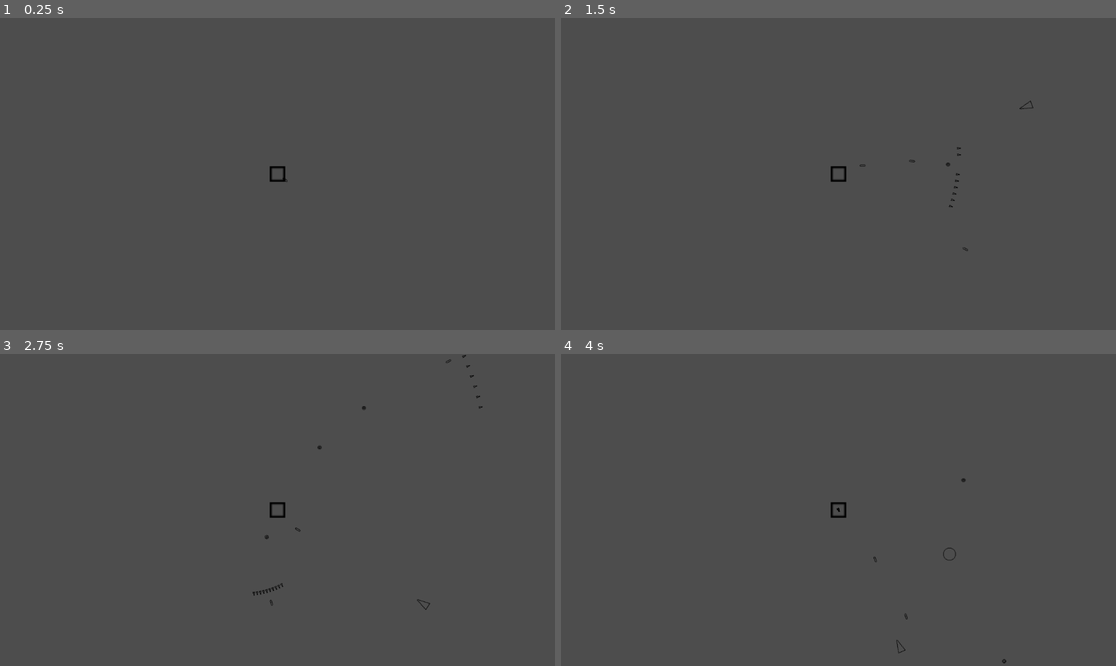
Above: before the commit, frames 1-4 (two rows, left to right).
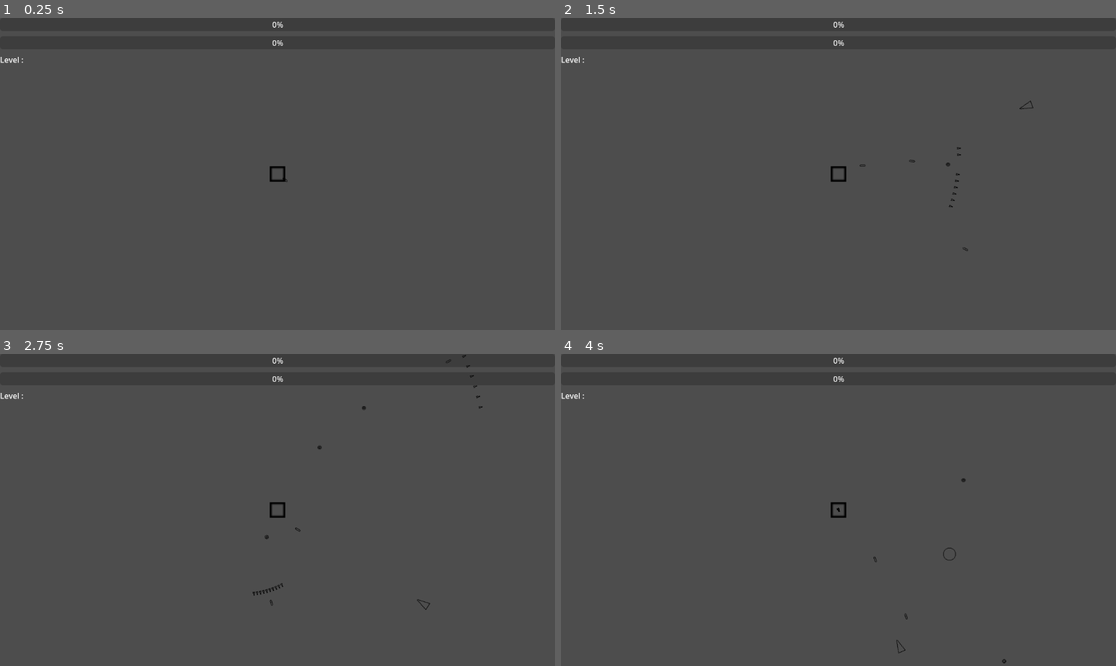
Above: after the commit, the same moments.

Repository: ROKAMETISM/Composition-Based-Practice-1
Game: Godot game, scene res://Scenes/main_game.tscn
The game is run twice, just before and just after one commit, with the same random seed, the same clock (stepped at 60 frames per second) and the same inputs.
Inputs:
- Up to frame 1 (0.25 s): no input
- Up to frame 2 (1.5 s): tap Enter at 0.5 s; hold D (move_right) 0.53-1.28 s; hold S (move_down) from 1.28 s (still down)
- Up to frame 3 (2.75 s): release S (move_down) at 2.03 s; hold D (move_right) from 2.03 s (still down)
- Up to frame 4 (4 s): release D (move_right) at 2.78 s; hold W (move_up) 2.78-3.53 s; tap Space at 3.5 s; hold A (move_left) from 3.53 s (still down)

The runs differ from the first frame. In frame 1, less than 0.1% of the frame differs, in the area x 0-52%, y 1-15%; in frame 2, less than 0.1%; in frame 3, less than 0.1%; in frame 4, less than 0.1%.
Error after the commit: Invalid access to property or key 'update_hp' on a base object of type 'Control'. (res://Scripts/main_game.gd:7)

Commit message:
Setting up HUD

Diff:
--- /dev/null
+++ b/Scenes/hud.tscn
@@ -0,0 +1,34 @@
+[gd_scene format=3 uid="uid://ebsl77nbjexh"]
+
+[node name="HUD" type="Control"]
+layout_mode = 3
+anchors_preset = 15
+anchor_right = 1.0
+anchor_bottom = 1.0
+grow_horizontal = 2
+grow_vertical = 2
+
+[node name="HPBar" type="ProgressBar" parent="."]
+layout_mode = 1
+anchors_preset = 10
+anchor_right = 1.0
+offset_bottom = 27.0
+grow_horizontal = 2
+
+[node name="XPBar" type="ProgressBar" parent="."]
+layout_mode = 1
+anchors_preset = -1
+anchor_top = 0.058
+anchor_right = 1.0
+anchor_bottom = 0.058
+offset_bottom = 27.0
+grow_horizontal = 2
+
+[node name="LevelLabel" type="Label" parent="."]
+layout_mode = 1
+anchors_preset = -1
+anchor_top = 0.116
+anchor_bottom = 0.128
+offset_right = 40.0
+offset_bottom = 23.0
+text = "Level : "
--- a/Scenes/main_game.tscn
+++ b/Scenes/main_game.tscn
@@ -1,7 +1,8 @@
-[gd_scene load_steps=3 format=3 uid="uid://dgr0dd1dach8x"]
+[gd_scene load_steps=4 format=3 uid="uid://dgr0dd1dach8x"]
 
 [ext_resource type="PackedScene" uid="uid://bejba3b2jdo48" path="res://Scenes/level.tscn" id="1_l756w"]
 [ext_resource type="Script" uid="uid://cf1im1bh3u7tx" path="res://Scripts/main_game.gd" id="1_pu3va"]
+[ext_resource type="PackedScene" uid="uid://ebsl77nbjexh" path="res://Scenes/hud.tscn" id="3_0e3vx"]
 
 [node name="MainGame" type="Node2D"]
 script = ExtResource("1_pu3va")
@@ -10,13 +11,7 @@
 
 [node name="UI" type="CanvasLayer" parent="."]
 
-[node name="HUD" type="Control" parent="UI"]
-layout_mode = 3
-anchors_preset = 15
-anchor_right = 1.0
-anchor_bottom = 1.0
-grow_horizontal = 2
-grow_vertical = 2
+[node name="HUD" parent="UI" instance=ExtResource("3_0e3vx")]
 
 [node name="Menu" type="Control" parent="UI"]
 layout_mode = 3
--- a/Scripts/main_game.gd
+++ b/Scripts/main_game.gd
@@ -1 +1,8 @@
 extends Node2D
+
+@onready var player = $Level/Player
+@onready var hud = $UI/HUD
+
+func _ready():
+	player.player_hp_changed.connect(hud.update_hp)
+	player.player_xp_changed.connect(hud.update_xp)
--- a/Scripts/player.gd
+++ b/Scripts/player.gd
@@ -7,8 +7,8 @@
 var level := 1
 var xp_for_next_level := 5
 
-signal player_hp_changed(new_hp)
-signal player_xp_changed(new_xp)
+signal player_hp_changed(new_hp, hp_max)
+signal player_xp_changed(new_xp, xp_max)
 signal player_level_changed(new_level)
 
 func _ready() -> void:
@@ -16,6 +16,10 @@
 	hpcomponent.set_max_hp(player_max_hp)
 	hpcomponent.set_current_hp(player_max_hp)
 	hpcomponent.connect("current_hp_changed", hp_updated)
+	player_xp_changed.emit(current_xp, xp_for_next_level)
+	player_hp_changed.emit(player_max_hp, player_max_hp)
+	player_level_changed.emit(level)
+
 
 func _process(delta: float) -> void:
 	var input_vector = Vector2(int(Input.is_action_pressed("move_right")) - int(Input.is_action_pressed("move_left")),
@@ -29,7 +33,7 @@
 	while current_xp >= xp_for_next_level:
 		current_xp -= xp_for_next_level
 		level_up()
-	player_xp_changed.emit(current_xp)
+	player_xp_changed.emit(current_xp, xp_for_next_level)
 
 func level_up() -> void:
 	level += 1
@@ -44,4 +48,4 @@
 	print("picked num : " + str(rand_num))
 
 func hp_updated(current_hp, hp_delta) -> void:
-	player_hp_changed.emit(current_hp)
+	player_hp_changed.emit(current_hp, player_max_hp)
